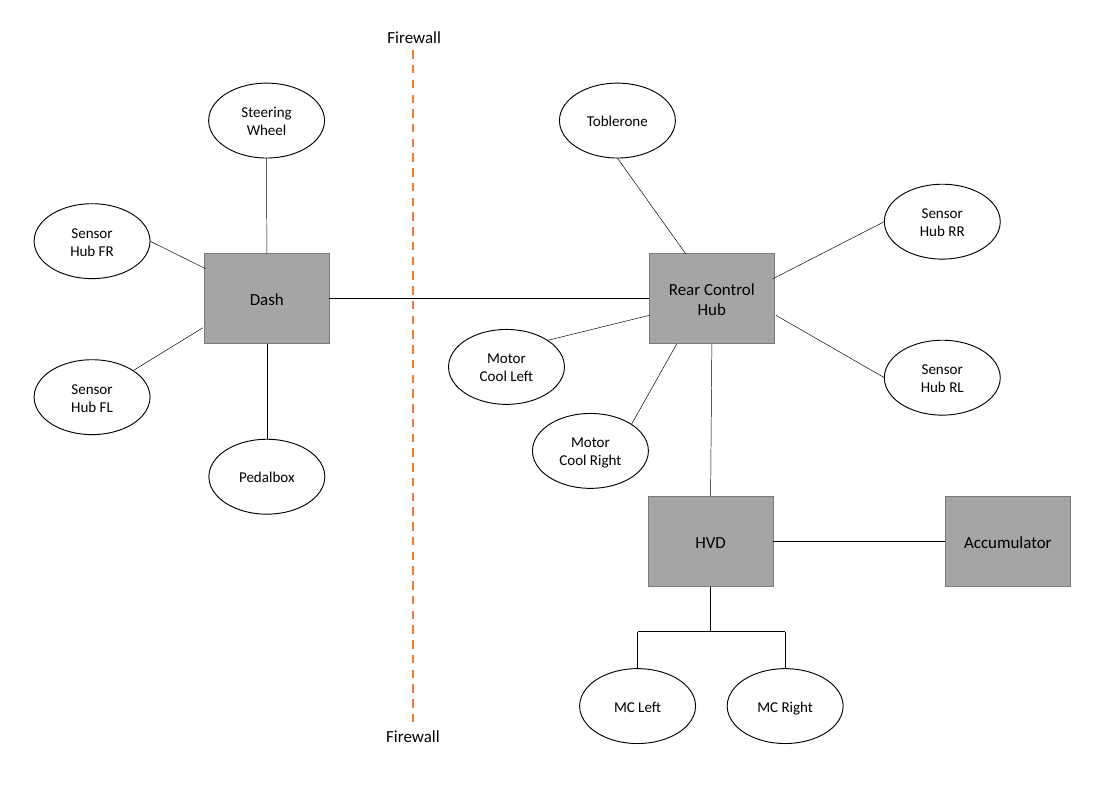
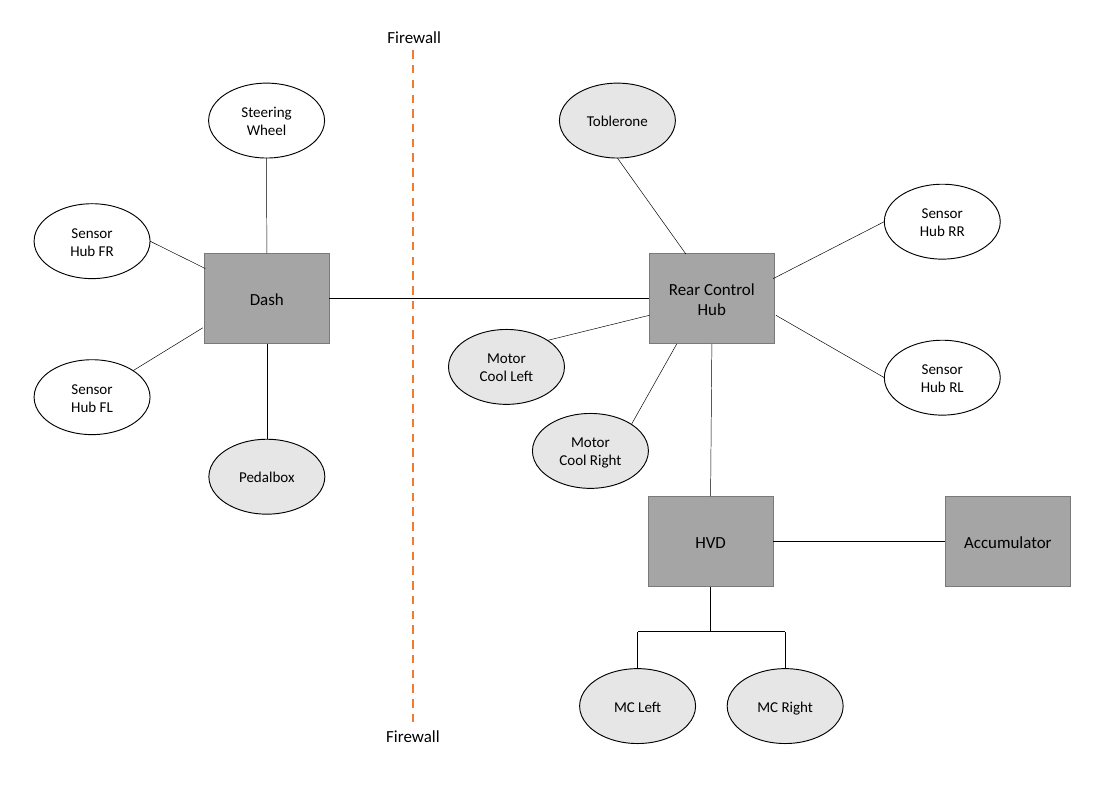
Before and after one commit to MatthewWhitworth/NURacing, a slide deck: slide 1 of EV3 Loom/EV3_Loom_Topology_V2_RCH.pptx. Drawn at 1120x792 pixels with LibreOffice and Linux fonts; fonts in the diff are those of the drawing. Boxes give left, top, right and bottom in pixels: in the first picture for what was removed or moved away, otherwise in the second. Text is boxed around its words. In the diff, an @@ line names an element or a change of style, - is before the commit and + after.

```diff
--- a/EV3 Loom/EV3_Loom_Topology_V2_RCH.pptx
+++ b/EV3 Loom/EV3_Loom_Topology_V2_RCH.pptx
@@ fill #FFFFFF to #E7E6E6 in 6 elements at (209,439,325,514), (728,669,844,744), (580,669,696,744), (560,83,676,159), (449,329,564,405), (533,413,648,489) @@
```
Also in this commit, not shown: 3 other files.
